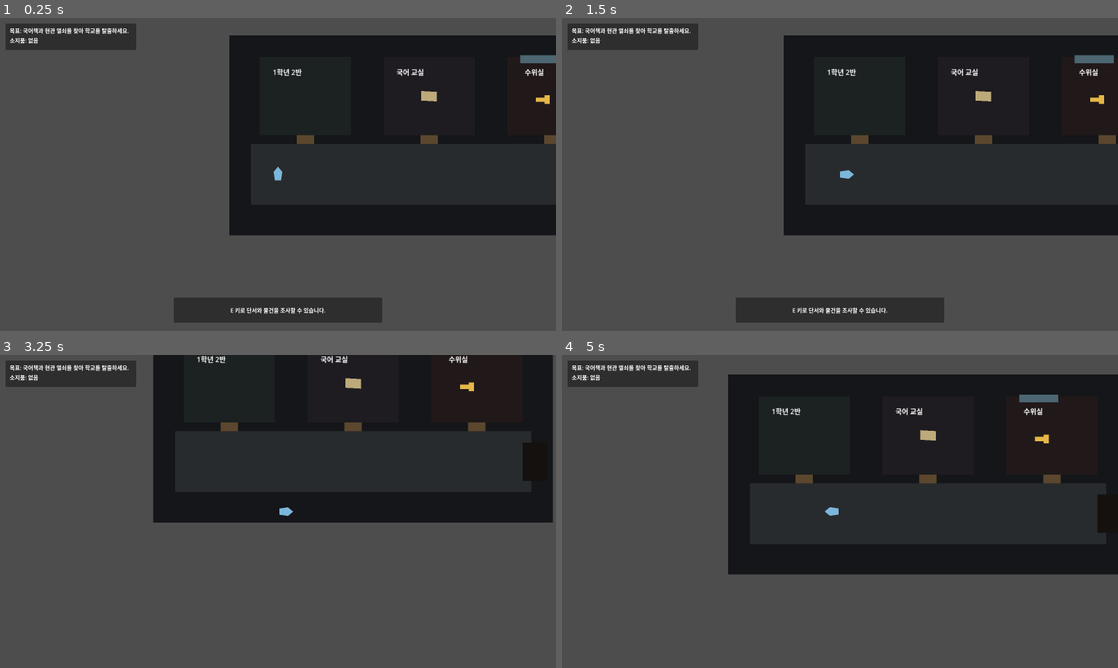
Above: before the commit, frames 1-4 (two rows, left to right).
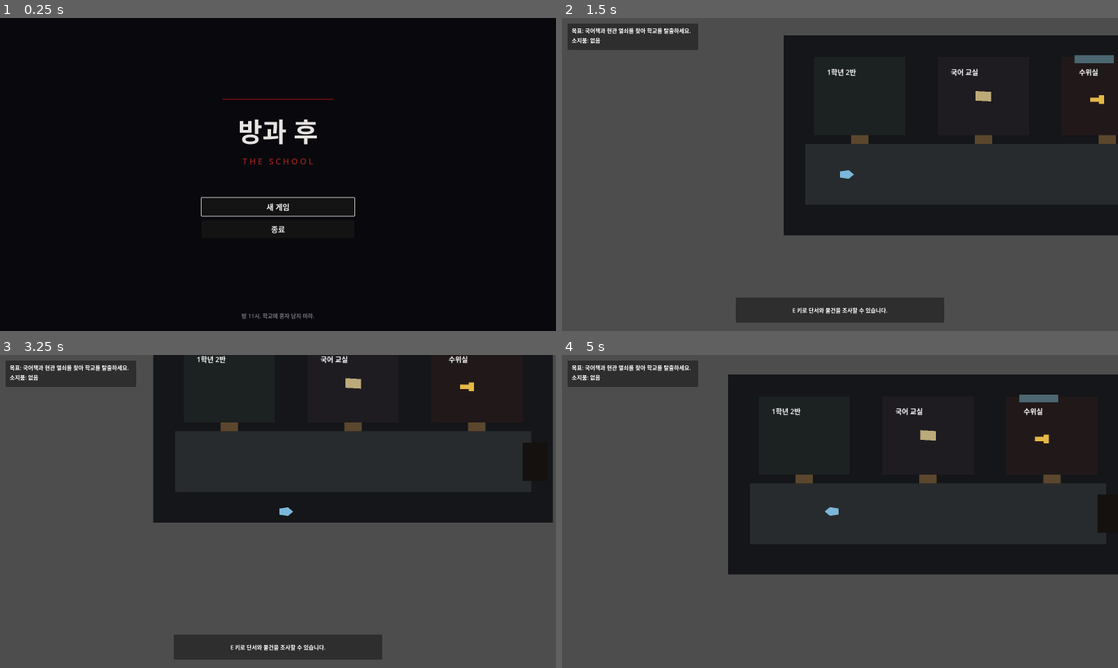
Above: after the commit, the same moments.

Repository: KADSA-OFFICIAL/Group-1
Game: Godot game, scene res://scenes/ui/main_menu.tscn
The game is run twice, just before and just after one commit, with the same random seed, the same clock (stepped at 60 frames per second) and the same inputs. Before the commit the project starts from res://scenes/main/main.tscn.
Inputs (mouse positions are in pixels of both pictures, inside the frame that each line leads up to):
- Up to frame 1 (0.25 s): no input
- Up to frame 2 (1.5 s): click (840, 205) at 0.5 s, where only the run after the commit has a clickable "새 게임"; tap Enter at 1.25 s; hold D (move_right) from 1.28 s (still down); hold E (interact) from 1.28 s (still down)
- Up to frame 3 (3.25 s): release D (move_right) at 2.03 s; release E (interact) at 2.03 s; hold S (move_down) 2.03-2.78 s; tap E (interact) at 2.1 s; hold D (move_right) from 2.78 s (still down); hold E (interact) from 2.78 s (still down)
- Up to frame 4 (5 s): release D (move_right) at 3.53 s; release E (interact) at 3.53 s; hold W (move_up) 3.53-4.28 s; tap E (interact) at 3.6 s; hold A (move_left) from 4.28 s (still down); hold E (interact) from 4.28 s (still down)

The runs differ from the first frame. In frame 1, 75% of the frame differs, in the area x 0-100%, y 0-100%; in frame 2, nothing differs; in frame 3, 3.0%; in frame 4, less than 0.1%.

Commit message:
Add main menu (title screen) as game entry point
- scenes/ui/main_menu.tscn: horror-themed title with 새 게임/종료 buttons
- scripts/ui/main_menu.gd: start (load main.tscn) and quit handlers
- project.godot: boot scene now main_menu.tscn

Verified in Godot 4.6.2 headless: --import registers scripts with no
errors; booting the menu scene runs clean (no runtime errors/warnings).
Visual appearance still best confirmed on a display via F5.

Co-Authored-By: Claude Opus 4.8 <noreply@anthropic.com>

Diff:
--- a/project.godot
+++ b/project.godot
@@ -11,7 +11,7 @@
 [application]
 
 config/name="KADSA-Group1"
-run/main_scene="res://scenes/main/main.tscn"
+run/main_scene="res://scenes/ui/main_menu.tscn"
 config/features=PackedStringArray("4.6", "Forward Plus")
 config/icon="res://icon.svg"
 
--- /dev/null
+++ b/scenes/ui/main_menu.tscn
@@ -0,0 +1,102 @@
+[gd_scene load_steps=2 format=3]
+
+[ext_resource type="Script" path="res://scripts/ui/main_menu.gd" id="1_menu_script"]
+
+[node name="MainMenu" type="Control"]
+layout_mode = 3
+anchors_preset = 15
+anchor_right = 1.0
+anchor_bottom = 1.0
+grow_horizontal = 2
+grow_vertical = 2
+script = ExtResource("1_menu_script")
+
+[node name="Background" type="ColorRect" parent="."]
+layout_mode = 1
+anchors_preset = 15
+anchor_right = 1.0
+anchor_bottom = 1.0
+grow_horizontal = 2
+grow_vertical = 2
+color = Color(0.035, 0.035, 0.05, 1)
+
+[node name="AccentBar" type="ColorRect" parent="."]
+layout_mode = 1
+anchors_preset = 5
+anchor_left = 0.5
+anchor_right = 0.5
+offset_left = -160.0
+offset_top = 232.0
+offset_right = 160.0
+offset_bottom = 235.0
+grow_horizontal = 2
+color = Color(0.45, 0.05, 0.06, 1)
+
+[node name="Layout" type="VBoxContainer" parent="."]
+layout_mode = 1
+anchors_preset = 8
+anchor_left = 0.5
+anchor_top = 0.5
+anchor_right = 0.5
+anchor_bottom = 0.5
+offset_left = -220.0
+offset_top = -200.0
+offset_right = 220.0
+offset_bottom = 200.0
+grow_horizontal = 2
+grow_vertical = 2
+theme_override_constants/separation = 16
+alignment = 1
+
+[node name="Title" type="Label" parent="Layout"]
+layout_mode = 2
+theme_override_colors/font_color = Color(0.9, 0.89, 0.88, 1)
+theme_override_font_sizes/font_size = 76
+text = "방과 후"
+horizontal_alignment = 1
+
+[node name="Subtitle" type="Label" parent="Layout"]
+layout_mode = 2
+theme_override_colors/font_color = Color(0.6, 0.12, 0.12, 1)
+theme_override_font_sizes/font_size = 24
+text = "T H E   S C H O O L"
+horizontal_alignment = 1
+
+[node name="Spacer" type="Control" parent="Layout"]
+custom_minimum_size = Vector2(0, 56)
+layout_mode = 2
+
+[node name="Menu" type="VBoxContainer" parent="Layout"]
+layout_mode = 2
+theme_override_constants/separation = 12
+alignment = 1
+
+[node name="StartButton" type="Button" parent="Layout/Menu"]
+custom_minimum_size = Vector2(260, 52)
+layout_mode = 2
+theme_override_font_sizes/font_size = 22
+text = "새 게임"
+
+[node name="QuitButton" type="Button" parent="Layout/Menu"]
+custom_minimum_size = Vector2(260, 52)
+layout_mode = 2
+theme_override_font_sizes/font_size = 22
+text = "종료"
+
+[node name="Footer" type="Label" parent="."]
+layout_mode = 1
+anchors_preset = 7
+anchor_left = 0.5
+anchor_top = 1.0
+anchor_right = 0.5
+anchor_bottom = 1.0
+offset_left = -360.0
+offset_top = -56.0
+offset_right = 360.0
+offset_bottom = -28.0
+grow_horizontal = 2
+grow_vertical = 0
+theme_override_colors/font_color = Color(0.45, 0.45, 0.5, 1)
+theme_override_font_sizes/font_size = 16
+text = "밤 11시. 학교에 혼자 남지 마라."
+horizontal_alignment = 1
--- /dev/null
+++ b/scripts/ui/main_menu.gd
@@ -0,0 +1,23 @@
+extends Control
+
+## 게임 시작 화면(타이틀). 새 게임 시작, 종료를 담당합니다.
+## 게임 본편 씬 경로는 export로 노출해 다른 진입점으로 바꾸기 쉽게 둡니다.
+
+@export_file("*.tscn") var game_scene_path: String = "res://scenes/main/main.tscn"
+
+@onready var start_button: Button = $Layout/Menu/StartButton
+@onready var quit_button: Button = $Layout/Menu/QuitButton
+
+
+func _ready() -> void:
+	start_button.pressed.connect(_on_start_pressed)
+	quit_button.pressed.connect(_on_quit_pressed)
+	start_button.grab_focus()
+
+
+func _on_start_pressed() -> void:
+	get_tree().change_scene_to_file(game_scene_path)
+
+
+func _on_quit_pressed() -> void:
+	get_tree().quit()
